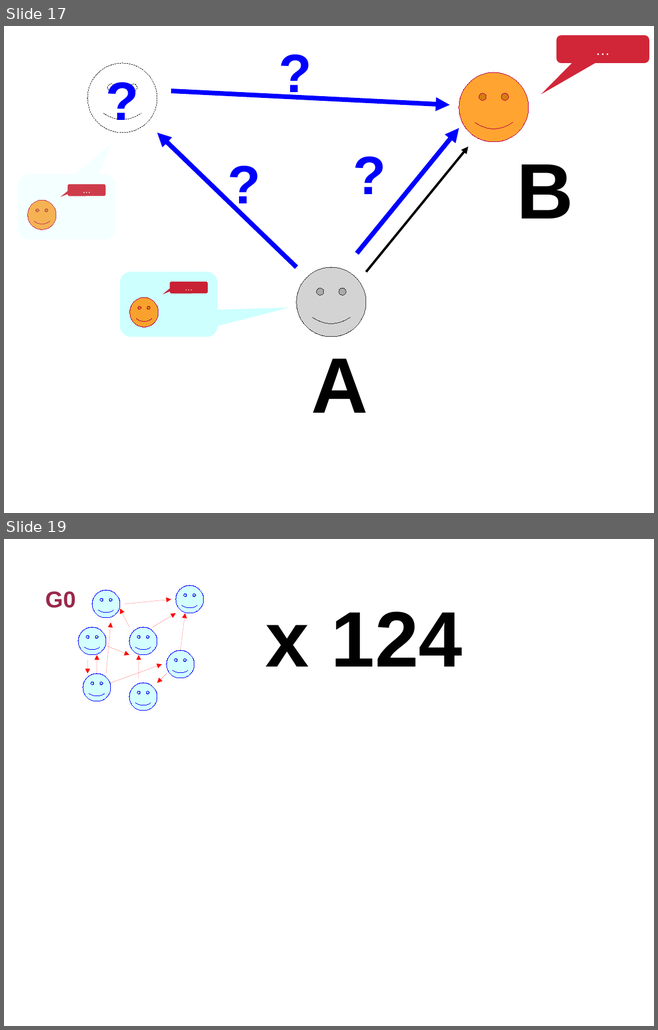
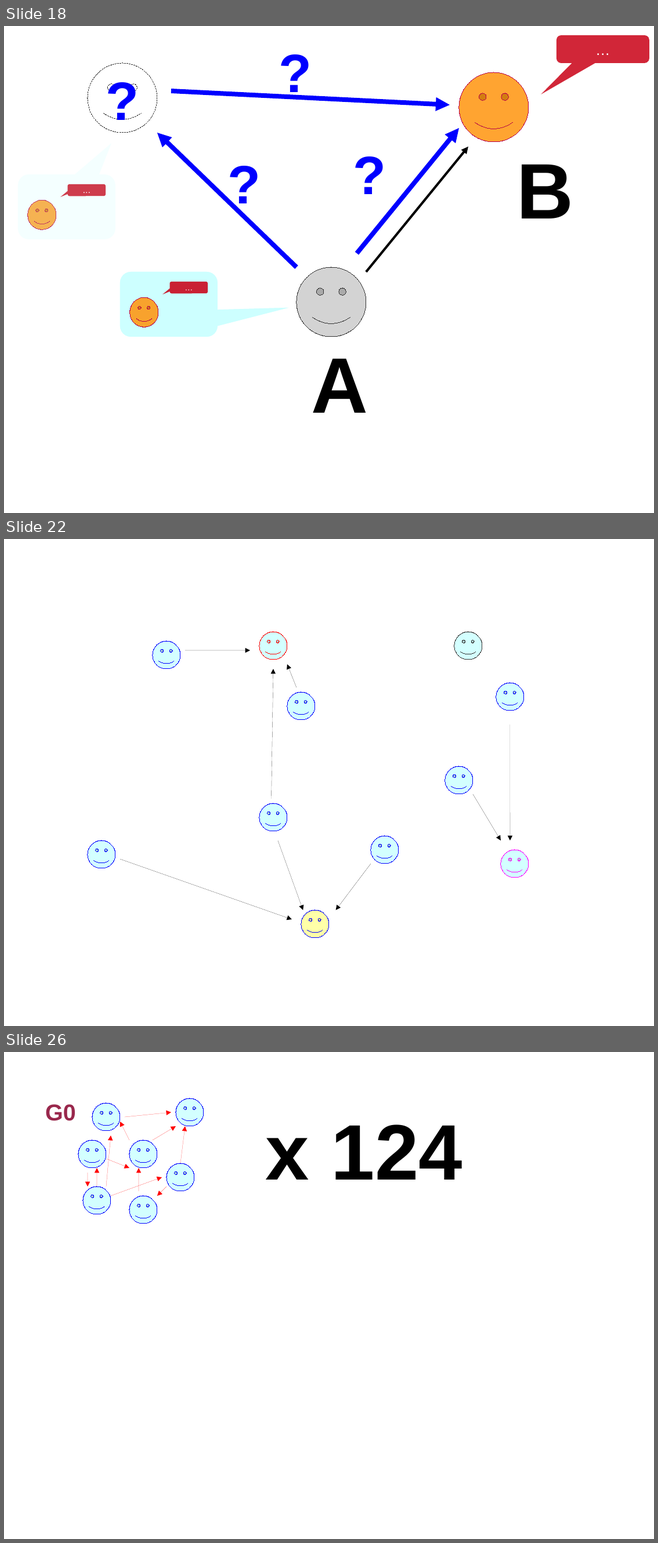
Before and after one commit to bfontaine/TwitterLiafa, a slide deck: docs/slides_fin_stage.odp. Shown one above the other, each under a label of ours: slides 17 and 19 before the commit, slides 18, 22 and 26 after it; the slides between them are not shown. The pictures are 658x1030 and 658x1543 pixels, drawn with LibreOffice and Linux fonts; fonts in the diff are those of the drawing. Boxes give left, top, right and bottom in pixels: in the first picture for what was removed or moved away, otherwise in the second. Text is boxed around its words. In the diff, an @@ line names an element or a change of style, - is before the commit and + after.

```diff
--- a/docs/slides_fin_stage.odp
+++ b/docs/slides_fin_stage.odp
@@ slide 22 added at (4, 539, 654, 1026), background #FFFFFF @@
@@ smiley face added at (152, 641, 180, 669), fill #CCFFFF at 85% opacity, outline #0000FF 0 pt @@
@@ smiley face added at (259, 632, 287, 659), fill #CCFFFF at 85% opacity, outline #FF0000 0 pt @@
@@ smiley face added at (454, 632, 482, 659), fill #CCFFFF at 85% opacity, outline #333333 0 pt @@
@@ arrow added from (185, 650) to (250, 650), #000000 0 pt @@
@@ arrow added from (271, 799) to (273, 669), #000000 0 pt @@
@@ arrow added from (296, 687) to (287, 664), #000000 0 pt @@
@@ smiley face added at (287, 692, 315, 720), fill #CCFFFF at 85% opacity, outline #0000FF 0 pt @@
@@ smiley face added at (496, 683, 524, 711), fill #CCFFFF at 85% opacity, outline #0000FF 0 pt @@
@@ arrow added from (510, 725) to (510, 841), #000000 0 pt @@
@@ smiley face added at (445, 766, 473, 794), fill #CCFFFF at 85% opacity, outline #0000FF 0 pt @@
@@ arrow added from (473, 794) to (500, 841), #000000 0 pt @@
@@ smiley face added at (259, 803, 287, 831), fill #CCFFFF at 85% opacity, outline #0000FF 0 pt @@
@@ smiley face added at (88, 841, 115, 868), fill #CCFFFF at 85% opacity, outline #0000FF 0 pt @@
@@ arrow added from (278, 841) to (303, 910), #000000 0 pt @@
@@ smiley face added at (371, 836, 398, 864), fill #CCFFFF at 85% opacity, outline #0000FF 0 pt @@
@@ smiley face added at (500, 850, 528, 878), fill #CCFFFF at 85% opacity, outline #FF00FF 0 pt @@
@@ arrow added from (120, 859) to (292, 920), #000000 0 pt @@
@@ arrow added from (371, 864) to (336, 910), #000000 0 pt @@
@@ smiley face added at (301, 910, 329, 938), fill #FFFF99 at 85% opacity, outline #0000FF 0 pt @@
@@ what was slide 17 is now slide 18 @@
@@ what was slide 19 is now slide 26 @@
```
Also in this commit, not shown: 19 other slides added.
